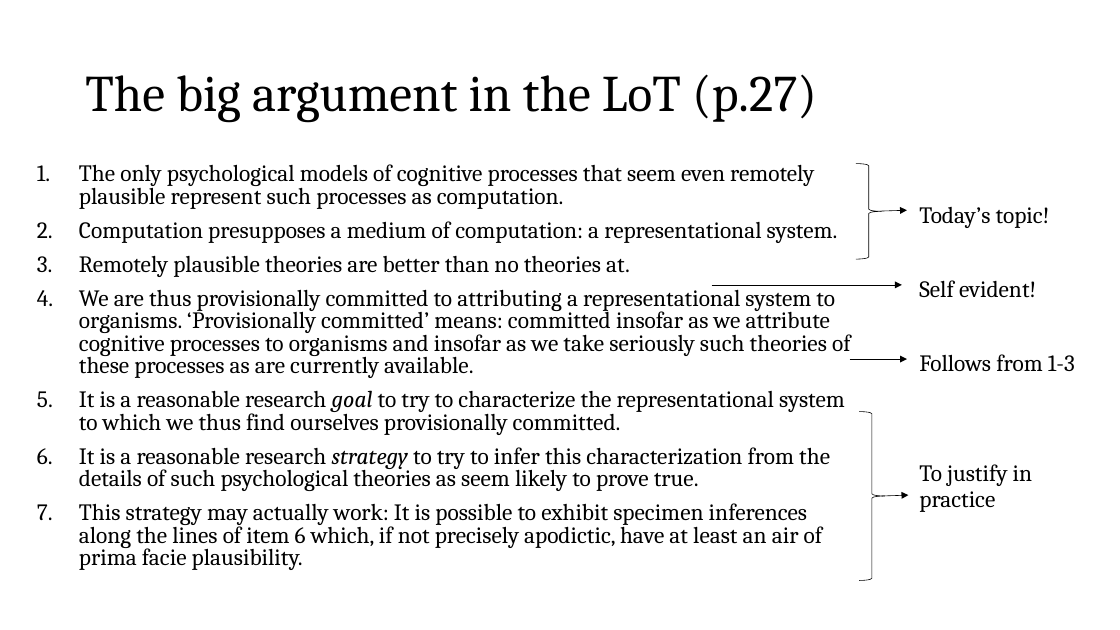
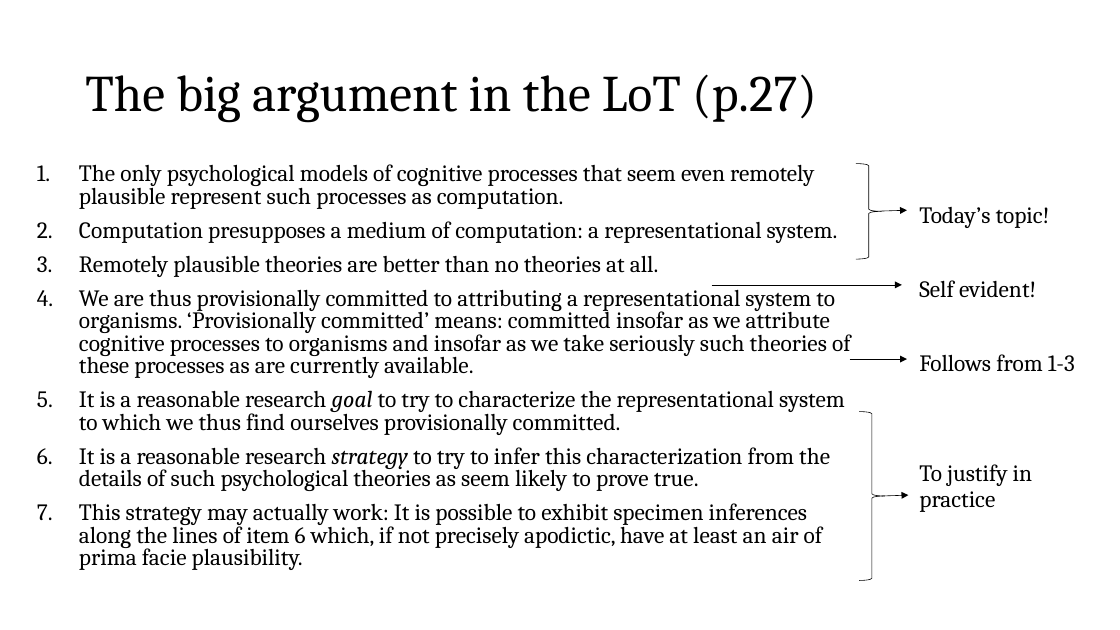
Before and after one commit to thelogicalgrammar/pLoT_course, a slide deck: slide 7 of 2_pLoT_philosophy.pptx. Drawn at 1120x630 pixels with LibreOffice and Linux fonts; fonts in the diff are those of the drawing; background and template pictures are left out. Boxes give left, top, right and bottom in pixels: in the first picture for what was removed or moved away, otherwise in the second. Text is boxed around its words. In the diff, an @@ line names an element or a change of style, - is before the commit and + after.

```diff
--- a/2_pLoT_philosophy.pptx
+++ b/2_pLoT_philosophy.pptx
@@ text at bbox=[79, 255, 658, 277]: text changed @@
-3. Remotely plausible theories are better than no theories at.
+3. Remotely plausible theories are better than no theories at all.
```
Also in this commit, not shown: 4 other slides changed, 29 other files.
